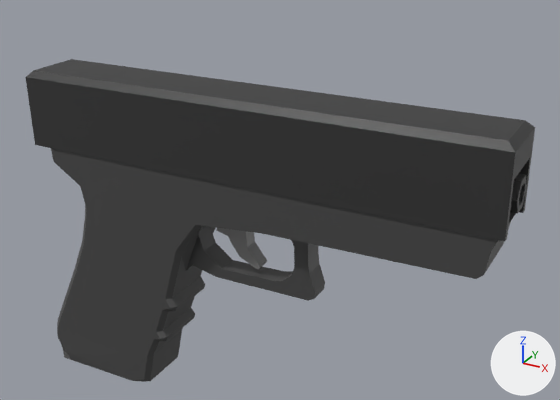
An edit to the Blender file assets/3d/glock18reload.blend, drawn before and after from the same camera.
Rendered twice from a 50 mm lens placed at (2.75, -4.37, 3.68), pointed at (0.23, 0.21, 1.39). The axes (+X, +Y, +Z) are drawn at lower right. The lights are the same throughout.

The older version as bpy lines, for what is in view:
```python
me_cube = bpy.data.meshes.new('Cube')
me_cube.from_pydata(...)  # 20 vertices, 14 faces; spans x -0.93..1.07, y -0.97..1.03, z 1.62..3.62
me_cube.materials.append(mat_dark_grey)  # black #333333
me_cube_003 = bpy.data.meshes.new('Cube.003')
me_cube_003.from_pydata(...)  # 191 vertices, 160 faces; spans x -8.9..9.2, y -1.1..1.2, z -7.3..4.0
me_cube_003.materials.append(mat_grey)  # dark grey #474747
me_cylinder = bpy.data.meshes.new('Cylinder')
me_cylinder.from_pydata(...)  # 24 vertices, 16 faces; spans x 4.94..6.68, y -1.01..0.99, z -16.74..-14.74
me_cylinder.materials.append(mat_dark_grey)  # black #333333
ob_glock_18 = bpy.data.objects.new('glock 18', me_cube_003)
ob_glock_18.location = (0.0, -0.001, 1.169)
ob_glock_18.rotation_euler = (0.0, -6.295, 0.0)  # degrees (0, -361, 0)
ob_glock_18.scale = (0.209, 0.209, 0.209)
ob_løb = bpy.data.objects.new('Løb', me_cylinder)
ob_løb.location = (0.0, -0.001, 1.169)
ob_løb.rotation_euler = (0.0, -4.724, 0.0)  # degrees (0, -271, 0)
ob_løb.scale = (-0.118, -0.118, -0.118)
ob_reload = bpy.data.objects.new('reload', me_cube)
ob_reload.location = (0.0, -0.001, 1.169)
ob_reload.rotation_euler = (0.0, -6.295, 0.0)  # degrees (0, -361, 0)
ob_reload.scale = (1.84, 0.248, 0.295)
# also in view: 'trigger' at (0.02, 0.0, 1.13)
```
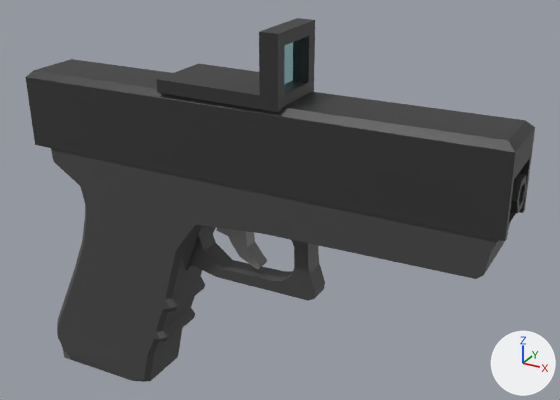
Pixel boxes (x1, y1, x2, y2) of what changed, in the pictures (560 x 400 px):
'RedDot', added: after (156, 18, 315, 112)
    faces in mat_dark_grey (black #333333): (156, 18, 315, 112)
    faces in mat_material (cyan #c1f7ff): (284, 39, 301, 89)

Diff of the bpy script that builds the scene:
```diff
--- a/assets/3d/glock18reload.blend.py
+++ b/assets/3d/glock18reload.blend.py
@@ mat_material @@
+mat_material = principled_material('Material')
+mat_material.base_color = (0.536, 0.927, 1.0)  # cyan #c1f7ff
+mat_material.metallic = 1.0
+mat_material.roughness = 0.0
@@ me_cube_001 @@
+me_cube_001.from_pydata(...)  # 34 vertices, 28 faces; spans x -0.471..0.471, y -0.253..0.253, z -0.156..0.336
+# faces by material slot: [27, 1]
+me_cube_001.materials.append(mat_dark_grey)  # black #333333
+me_cube_001.materials.append(mat_material)  # cyan #c1f7ff
@@ ob_reddot @@
+ob_reddot = bpy.data.objects.new('RedDot', me_cube_001)
+ob_reddot.location = (0.0, -0.001, 2.382)
```
